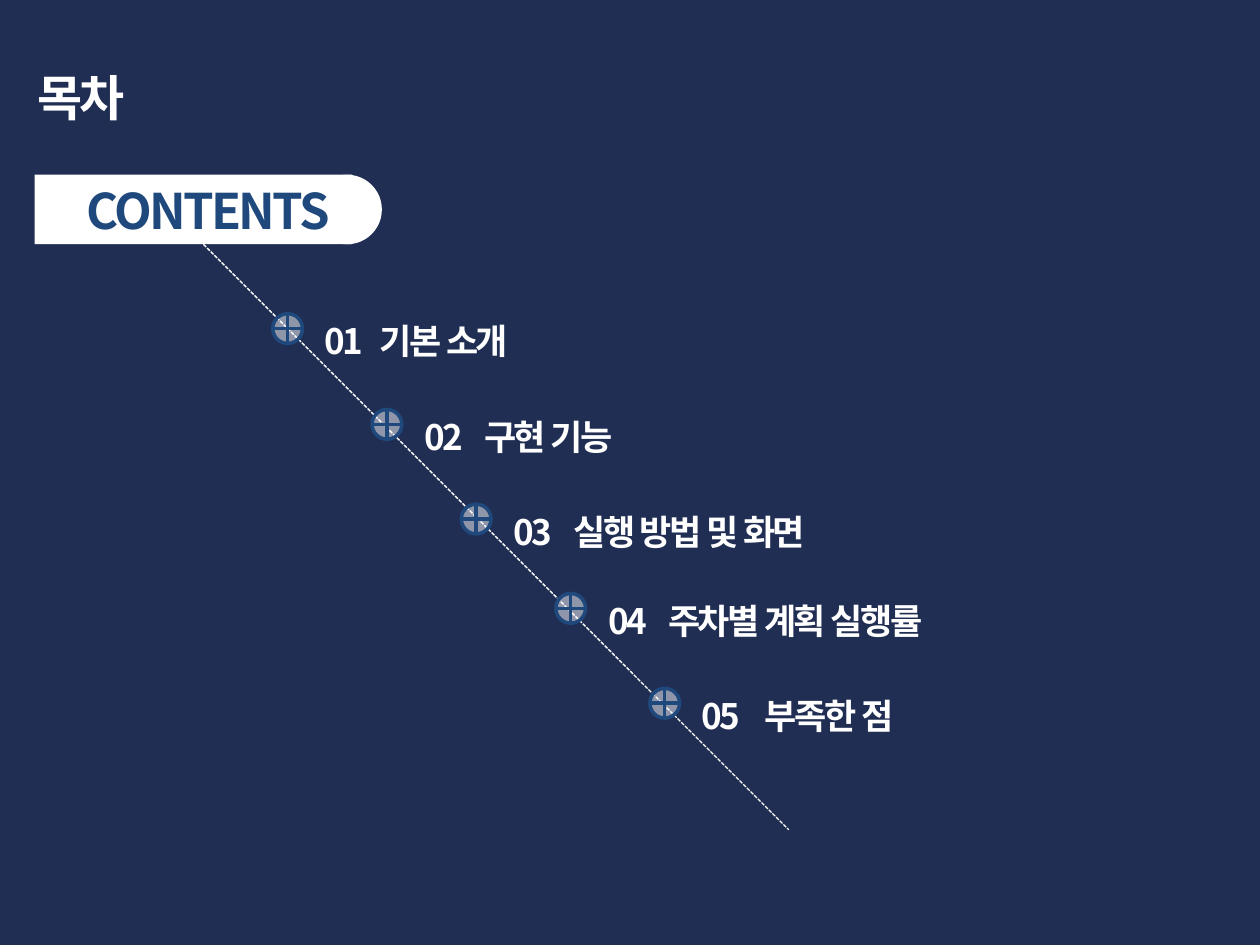
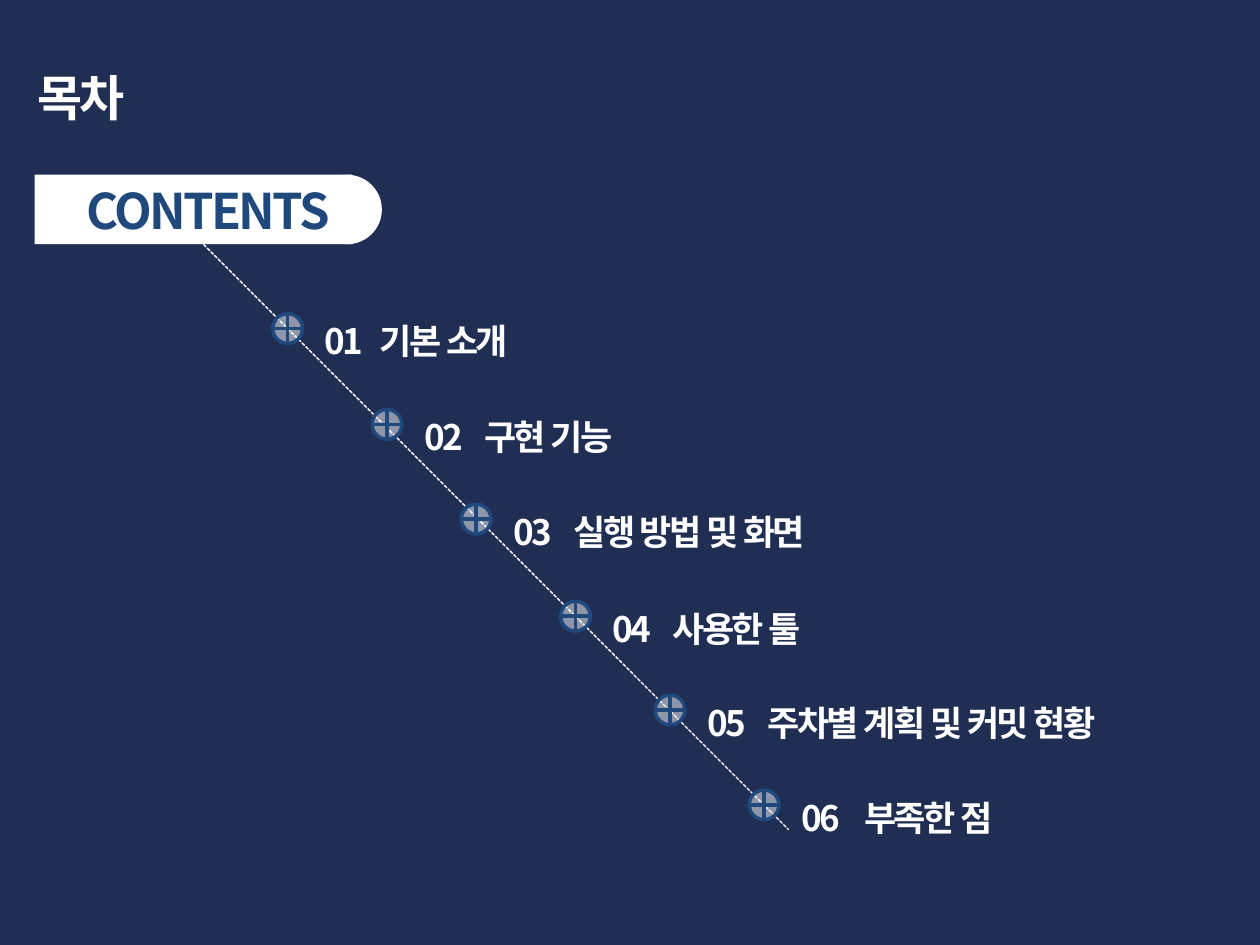
Before and after one commit to yajunseo/script-language-term-project, a slide deck: slide 2 of 발표/최종보고서-2016180027야준서.pptx. Drawn at 1260x945 pixels with LibreOffice and Linux fonts; fonts in the diff are those of the drawing. Boxes give left, top, right and bottom in pixels: in the first picture for what was removed or moved away, otherwise in the second. Text is boxed around its words. In the diff, an @@ line names an element or a change of style, - is before the commit and + after.

```diff
--- a/발표/최종보고서-2016180027야준서.pptx
+++ b/발표/최종보고서-2016180027야준서.pptx
@@ flow chart or added at bbox=[561, 601, 591, 631], fill #FFFFFF at 50% opacity, outline #1F497D 2 pt @@
@@ text added at bbox=[613, 612, 801, 645], 20 pt, text #FFFFFF, bold @@
+04 사용한 툴
@@ flow chart or: place and size @@
-flow chart or at bbox=[556, 593, 586, 624]
+flow chart or at bbox=[655, 696, 685, 726]
@@ text at bbox=[707, 706, 1096, 739]: text changed @@
-04 주차별 계획 실행률
+05 주차별 계획 및 커밋 현황
@@ flow chart or: place and size @@
-flow chart or at bbox=[650, 688, 680, 718]
+flow chart or at bbox=[750, 790, 780, 820]
@@ text at bbox=[801, 801, 992, 834]: text changed @@
-05 부족한 점
+06 부족한 점
```
Also in this commit, not shown: 5 other slides changed, 1 slide added, 1 other file.
